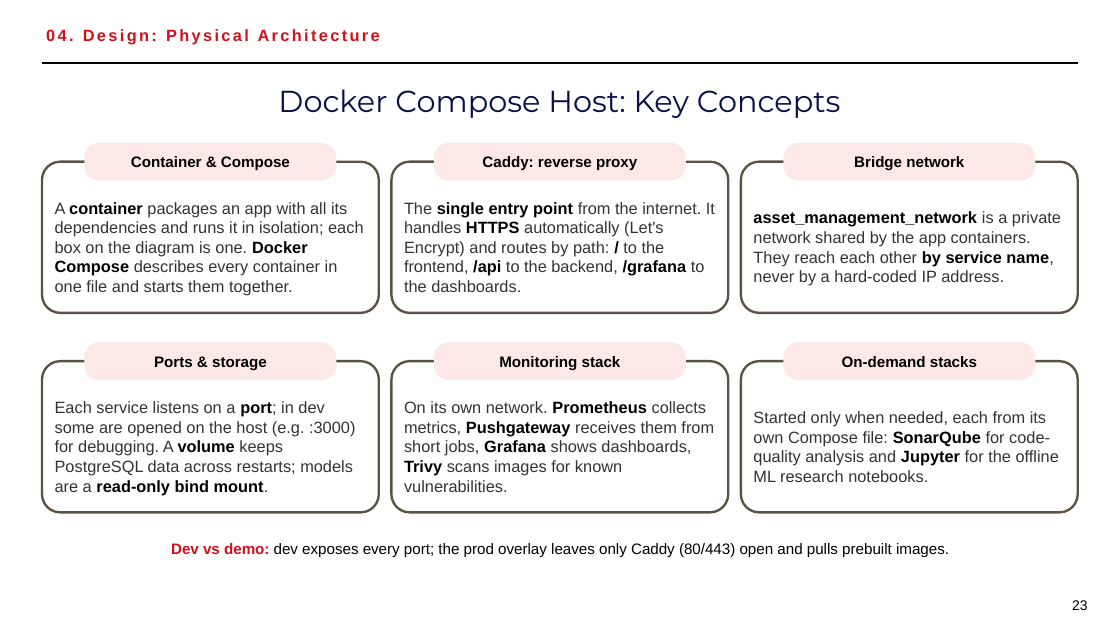
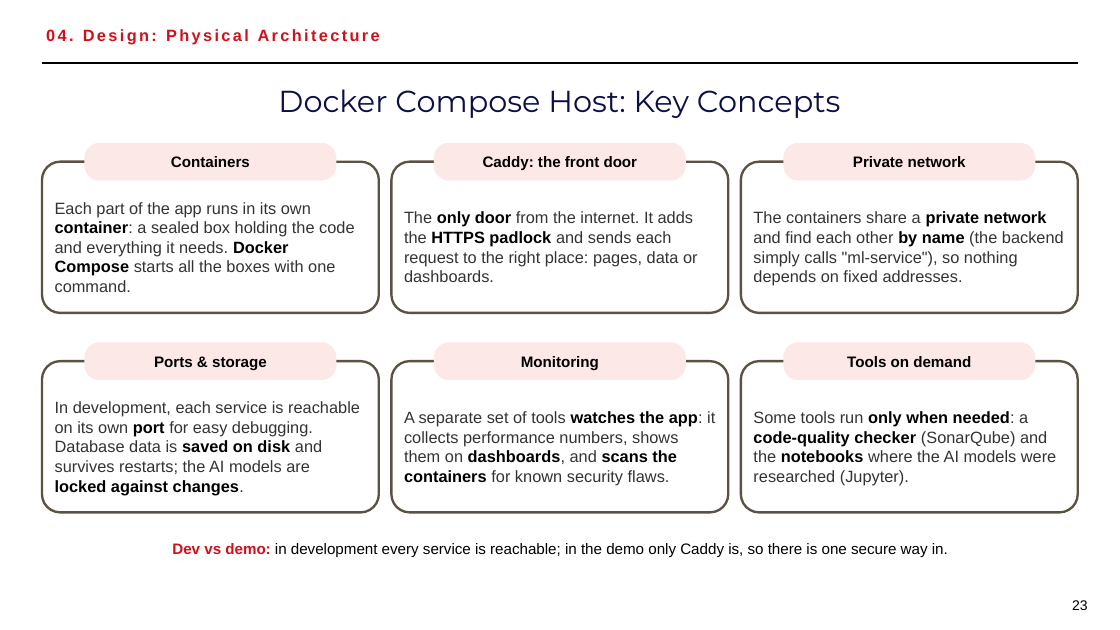
Before and after one commit to hamzAmbarki2/EAMSagemCOm, a slide deck: slide 23 of presentation/technical_defense_final_v2.pptx. Drawn at 1120x630 pixels with LibreOffice and Linux fonts; fonts in the diff are those of the drawing. Boxes give left, top, right and bottom in pixels: in the first picture for what was removed or moved away, otherwise in the second. Text is boxed around its words. In the diff, an @@ line names an element or a change of style, - is before the commit and + after.

```diff
--- a/presentation/technical_defense_final_v2.pptx
+++ b/presentation/technical_defense_final_v2.pptx
@@ text in rounded rectangle at (171,156,250,167): text changed @@
-Container & Compose
+Containers
@@ text in rounded rectangle at (483,156,638,170): text changed @@
-Caddy: reverse proxy
+Caddy: the front door
@@ text in rounded rectangle at (853,156,966,167): text changed @@
-Bridge network
+Private network
@@ text at (55,202,354,292): text changed @@
-A container packages an app with all its dependencies and runs it in isolation; each box on the diagram is one. Docker Compose describes every container in one file and starts them together.
+Each part of the app runs in its own container: a sealed box holding the code and everything it needs. Docker Compose starts all the boxes with one command.
@@ text at (404,211,698,282): text changed @@
-The single entry point from the internet. It handles HTTPS automatically (Let's Encrypt) and routes by path: / to the frontend, /api to the backend, /grafana to the dashboards.
+The only door from the internet. It adds the HTTPS padlock and sends each request to the right place: pages, data or dashboards.
@@ text at (753,211,1064,286): text changed @@
-asset_management_network is a private network shared by the app containers. They reach each other by service name, never by a hard-coded IP address.
+The containers share a private network and find each other by name (the backend simply calls "ml-service"), so nothing depends on fixed addresses.
@@ text in rounded rectangle at (521,356,599,370): text changed @@
-Monitoring stack
+Monitoring
@@ text in rounded rectangle at (847,356,971,367): text changed @@
-On-demand stacks
+Tools on demand
@@ text at (55,401,360,495): text changed @@
-Each service listens on a port; in dev some are opened on the host (e.g. :3000) for debugging. A volume keeps PostgreSQL data across restarts; models are a read-only bind mount.
+In development, each service is reachable on its own port for easy debugging. Database data is saved on disk and survives restarts; the AI models are locked against changes.
@@ text at (404,411,715,485): text changed @@
-On its own network. Prometheus collects metrics, Pushgateway receives them from short jobs, Grafana shows dashboards, Trivy scans images for known vulnerabilities.
+A separate set of tools watches the app: it collects performance numbers, shows them on dashboards, and scans the containers for known security flaws.
@@ text at (753,411,1056,485): text changed @@
-Started only when needed, each from its own Compose file: SonarQube for code-quality analysis and Jupyter for the offline ML research notebooks.
+Some tools run only when needed: a code-quality checker (SonarQube) and the notebooks where the AI models were researched (Jupyter).
@@ text at (172,543,948,557): text changed @@
-Dev vs demo: dev exposes every port; the prod overlay leaves only Caddy (80/443) open and pulls prebuilt images.
+Dev vs demo: in development every service is reachable; in the demo only Caddy is, so there is one secure way in.
```
Also in this commit, not shown: 1 other slide changed.
